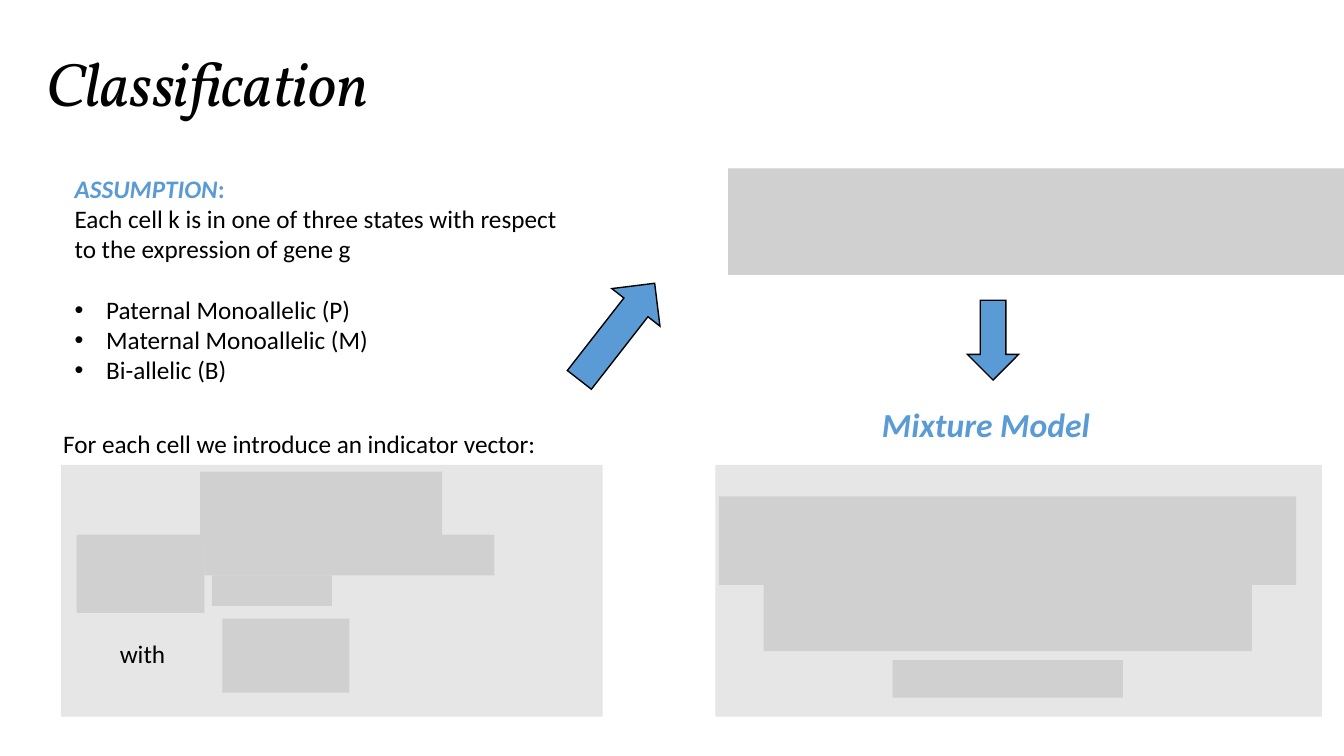
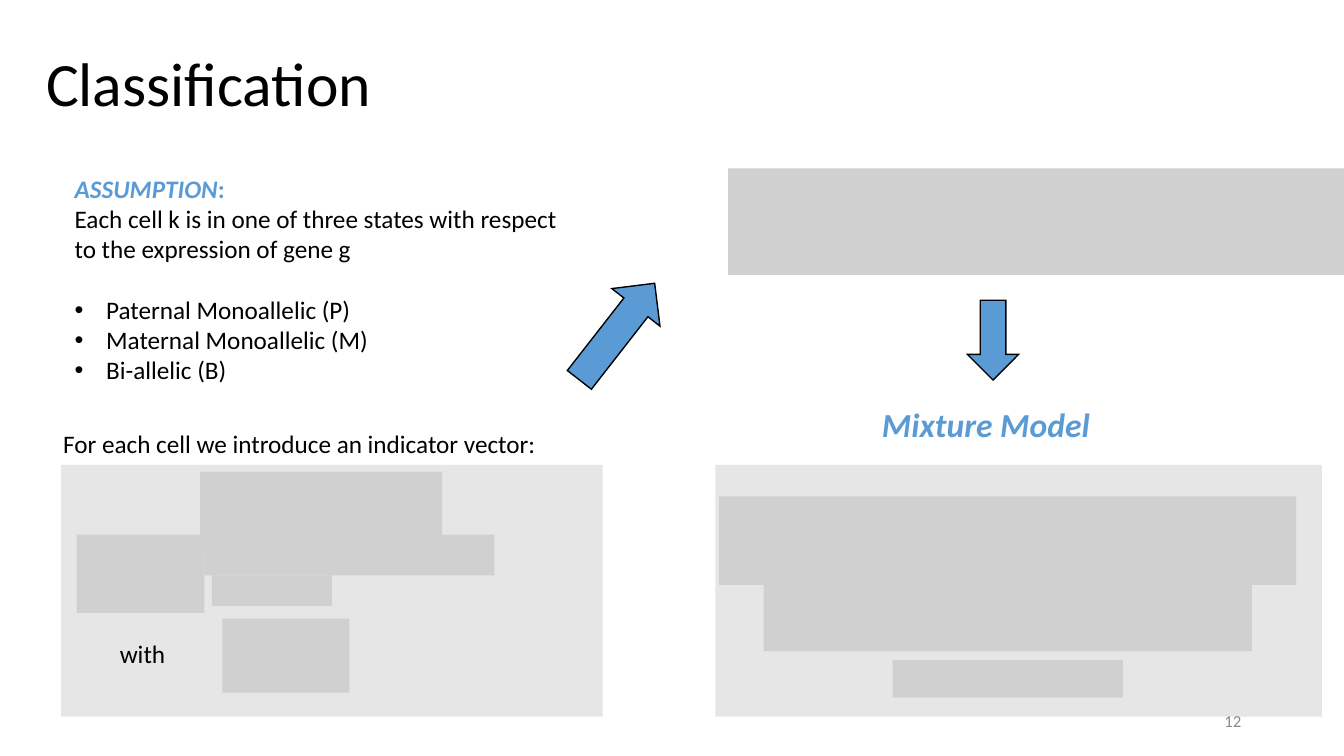
Before and after one commit to SmaragdaDimitrakopoulou/Paper-Presentation, a slide deck: slide 12 of presentation.pptx (slide 5 before the commit). Drawn at 1344x756 pixels with LibreOffice and Linux fonts; fonts in the diff are those of the drawing; grey boxes stand for pictures. Boxes give left, top, right and bottom in pixels: in the first picture for what was removed or moved away, otherwise in the second. Text is boxed around its words. In the diff, an @@ line names an element or a change of style, - is before the commit and + after.

```diff
--- a/presentation.pptx
+++ b/presentation.pptx
@@ text "Classification" at [46,63,371,107]: font Vollkorn to Calibri, italic off @@
@@ page number added at [1224,716,1241,727], 12 pt, text #8C8C8C @@
+12
```
Also in this commit, not shown: 12 other slides changed, 13 slides added, 6 slides removed, 1 other file.
